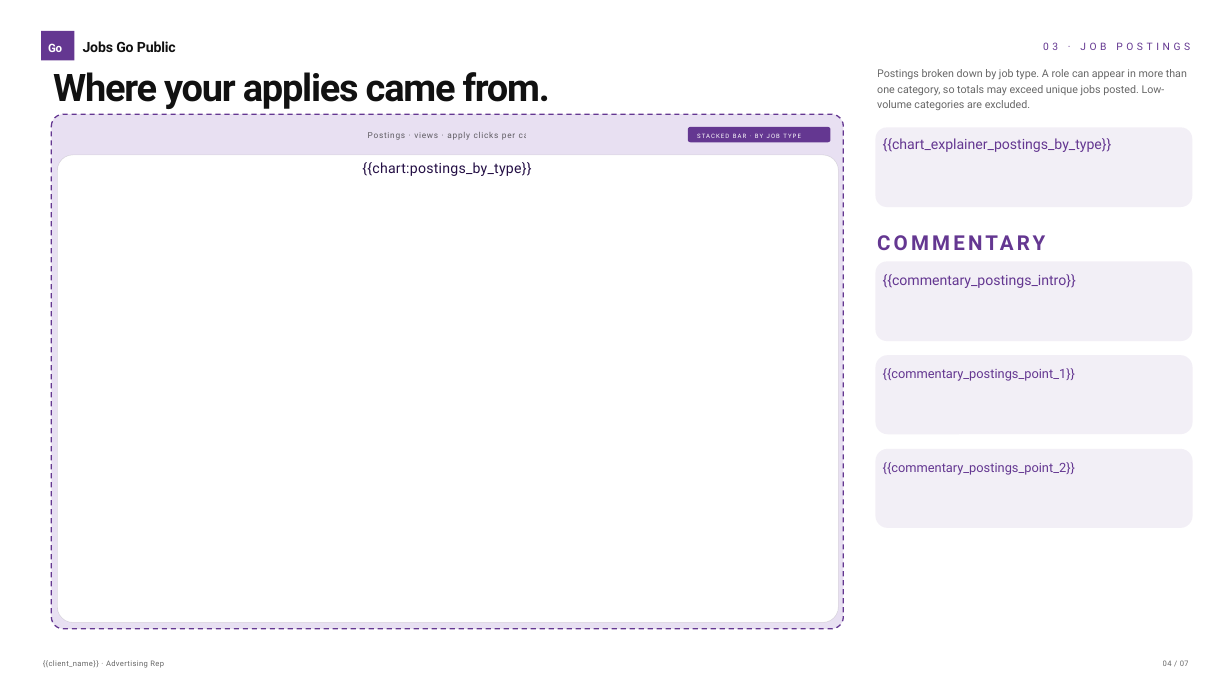
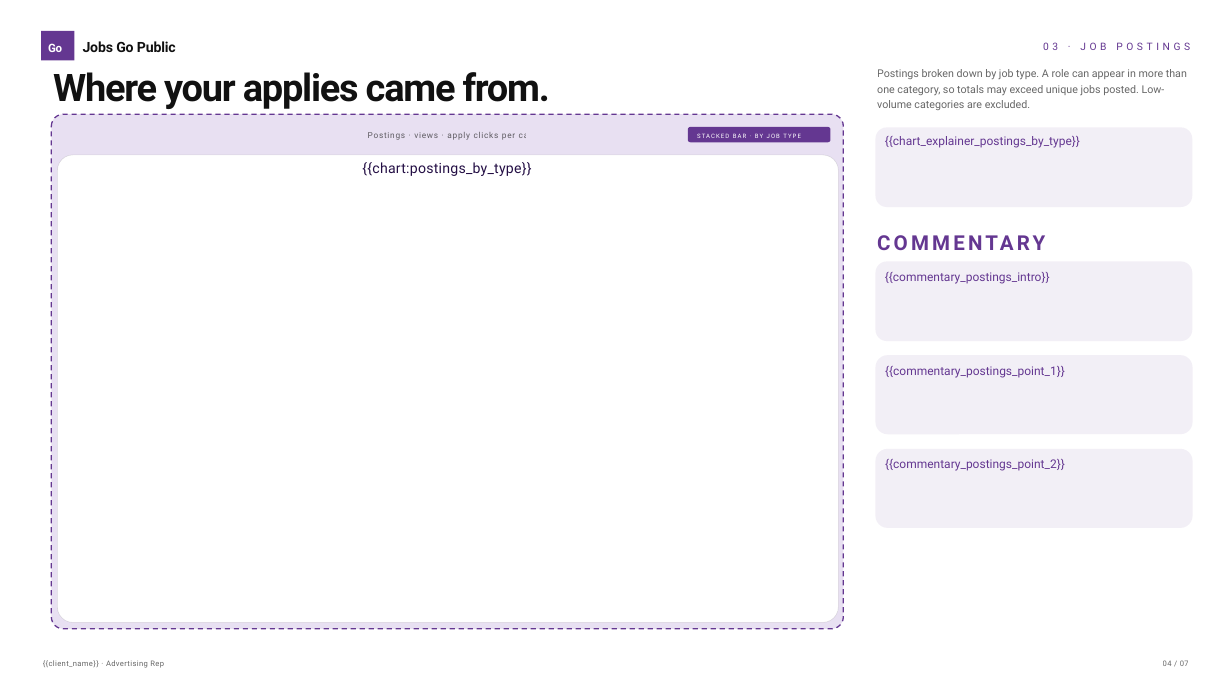
Before and after one commit to TomJordanJGP/job-performance-dashboard, a slide deck: slide 4 of Renewals.pptx. Drawn at 1232x693 pixels with LibreOffice and Linux fonts; fonts in the diff are those of the drawing. Boxes give left, top, right and bottom in pixels: in the first picture for what was removed or moved away, otherwise in the second. Text is boxed around its words. In the diff, an @@ line names an element or a change of style, - is before the commit and + after.

```diff
--- a/Renewals.pptx
+++ b/Renewals.pptx
@@ text removed at (883,138,1112,152) @@
-{{chart_explainer_postings_by_type}}
@@ text in rounded rectangle at (885,136,1080,148): text added @@
+{{chart_explainer_postings_by_type}}
@@ text removed at (883,274,1076,288) @@
-{{commentary_postings_intro}}
@@ text in rounded rectangle at (885,272,1050,284): text added @@
+{{commentary_postings_intro}}
@@ text removed at (883,368,1075,381) @@
-{{commentary_postings_point_1}}
@@ text in rounded rectangle at (885,366,1065,378): text added @@
+{{commentary_postings_point_1}}
@@ text removed at (883,462,1075,475) @@
-{{commentary_postings_point_2}}
@@ text in rounded rectangle at (885,459,1065,471): text added @@
+{{commentary_postings_point_2}}
```
Also in this commit, not shown: 5 other slides changed.
